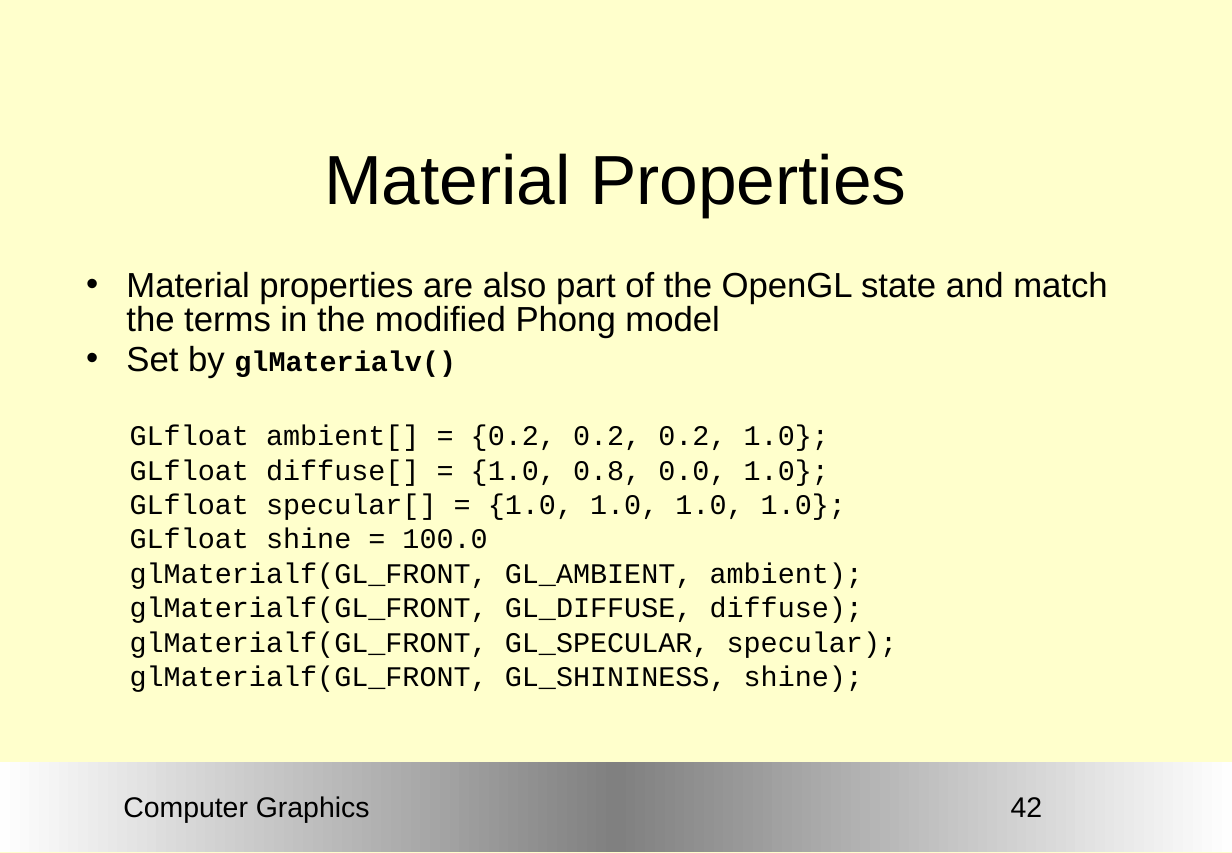
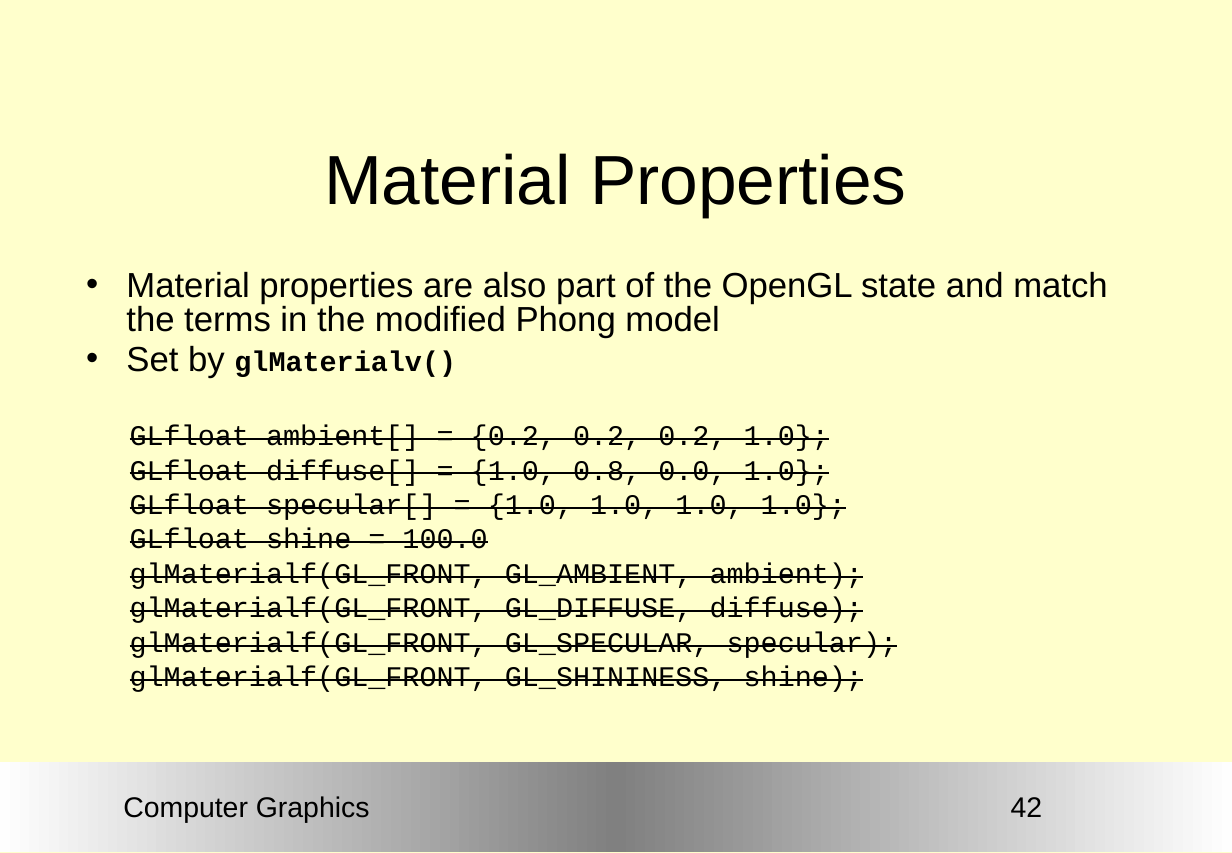
Before and after one commit to Nico420/cours-newcastle, a slide deck: slide 42 of Graphics/ComputerGraphics13.ppt. Drawn at 1232x853 pixels with LibreOffice and Linux fonts; fonts in the diff are those of the drawing; background and template pictures are left out. Boxes give left, top, right and bottom in pixels: in the first picture for what was removed or moved away, otherwise in the second. Text is boxed around its words. In the diff, an @@ line names an element or a change of style, - is before the commit and + after.

```diff
--- a/Graphics/ComputerGraphics13.ppt
+++ b/Graphics/ComputerGraphics13.ppt
@@ text at box(130, 425, 898, 692): strikethrough on in "GLfloat ambient[] = {0.2, 0.2, 0.2, 1.0};", "GLfloat diffuse[] = {1.0, 0.8, 0.0, 1.0};", "GLfloat specular[] = {1.0, 1.0, 1.0, 1.0};", "GLfloat shine = 100.0" and 4 more places @@
```
Also in this commit, not shown: 30 other slides changed, 29 other files.
